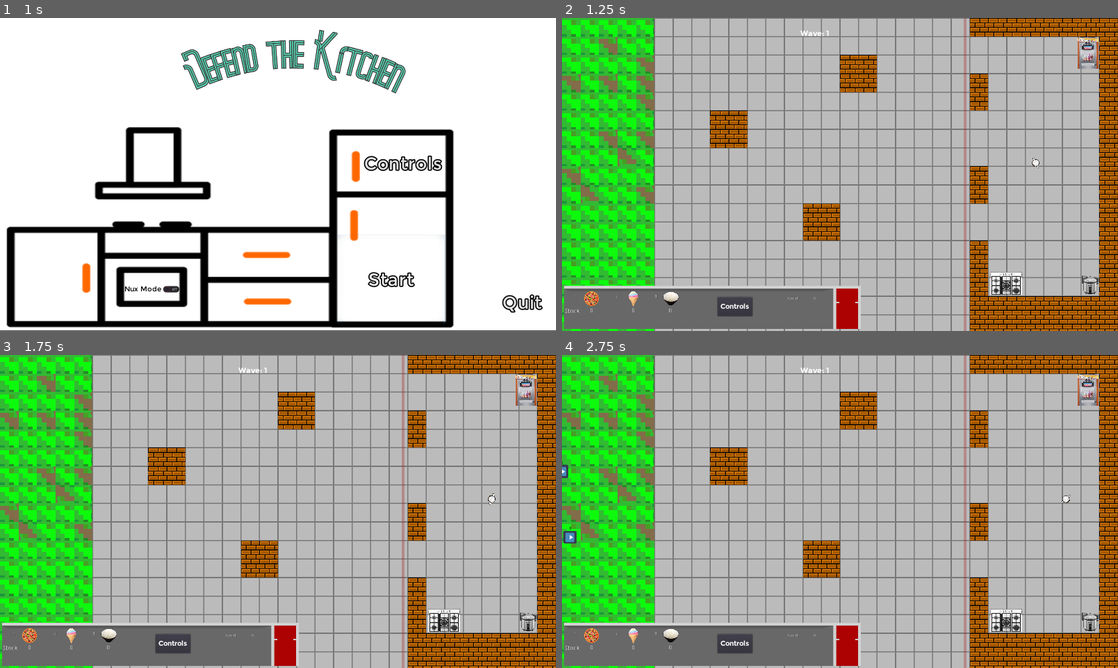
Above: before the commit, frames 1-4 (two rows, left to right).
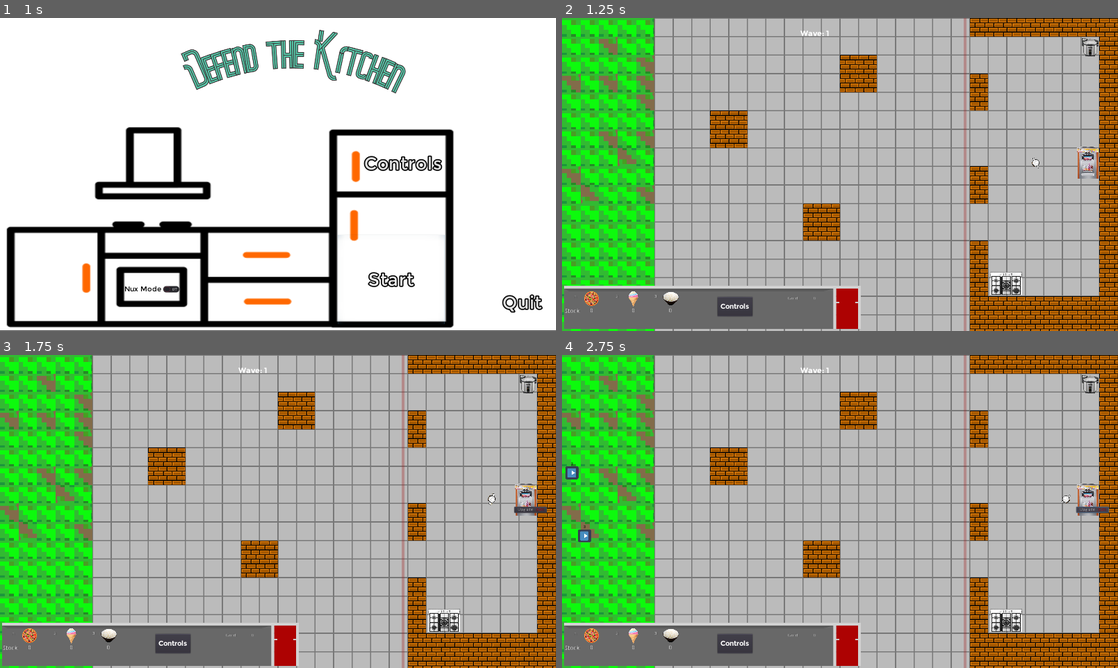
Above: after the commit, the same moments.

Repository: TreyDettmer/DefendTheKitchen
Game: Godot game, scene res://Main.tscn
Two runs of this game, one before a commit and one after it. Both use one fixed random seed, a clock stepped at 60 frames per second and the inputs below. The engine's default icon, where the game draws it, is replaced by a stand-in: a white triangle on a blue panel in a dark square. Sound files missing from this copy of the repository are replaced by a short silence.
Inputs (mouse positions are in pixels of both pictures, inside the frame that each line leads up to):
- Up to frame 1 (1 s): click "Start" at 0.5 s
- Up to frame 2 (1.25 s): no input
- Up to frame 3 (1.75 s): move the mouse to (400, 495) at 1.27 s; hold D (move_right) from 1.28 s (still down); click (400, 495) at 1.35 s
- Up to frame 4 (2.75 s): release D (move_right) at 2 s; click (1090, 508) at 2.02 s

Frame 1 is identical in both runs. In frame 2, 0.7% of the frame differs, in the area x 92-97%, y 6-89%; in frame 3, 0.8%; in frame 4, 1.1%, in the area x 0-99%, y 6-89%.

Commit message:
updated settings

Diff:
--- a/DefendTheKitchen/Enemy.gd
+++ b/DefendTheKitchen/Enemy.gd
@@ -153,8 +153,15 @@
 func activateStatusEffect(effect):
 	match effect:
 		"frost": #reduce the speed from frost
+
+			# check if we have already been frosted
+			if $StatusEffectTimer.time_left > 0:
+				maxSpeed -= statusEffect.frost;
+				maxSpeed = max(0.0,maxSpeed);
+				return;
 			origSpeed = maxSpeed #assign temp variable for holding old speed
 			maxSpeed -= statusEffect.frost
+			maxSpeed = max(0.0,maxSpeed);
 			$StatusEffectTimer.start()
 
 func _on_StatusEffectTimer_timeout():
--- a/DefendTheKitchen/Enemy.tscn
+++ b/DefendTheKitchen/Enemy.tscn
@@ -49,7 +49,7 @@
 [node name="AttackCooldownTimer" type="Timer" parent="."]
 
 [node name="StatusEffectTimer" type="Timer" parent="."]
-wait_time = 3.0
+wait_time = 4.0
 one_shot = true
 
 [node name="HealthLabel" type="Label" parent="."]
--- a/DefendTheKitchen/Enemy_Big.tscn
+++ b/DefendTheKitchen/Enemy_Big.tscn
@@ -11,10 +11,10 @@
 
 [node name="Enemy_Big" instance=ExtResource( 1 )]
 script = ExtResource( 2 )
-maxSpeed = 50.0
+maxSpeed = 80.0
 canMoveOnAttack = true
 attackCooldown = 0.6
-attackWindup = 0.4
+attackWindup = 0.2
 attackDistance = 60.0
 healthPoints = 5
 currentColor = Color( 0, 1, 0.156863, 1 )
--- a/DefendTheKitchen/Enemy_Boss.tscn
+++ b/DefendTheKitchen/Enemy_Boss.tscn
@@ -20,10 +20,10 @@
 
 [node name="Enemy_Boss" instance=ExtResource( 1 )]
 script = ExtResource( 2 )
-maxSpeed = 130.0
+maxSpeed = 140.0
 canMoveOnAttack = true
 attackCooldown = 0.6
-attackWindup = 0.4
+attackWindup = 0.2
 attackDistance = 60.0
 healthPoints = 5
 numberOfMinions = 4
--- a/DefendTheKitchen/Enemy_Fast.tscn
+++ b/DefendTheKitchen/Enemy_Fast.tscn
@@ -8,10 +8,10 @@
 
 [node name="Enemy_Fast" instance=ExtResource( 1 )]
 script = ExtResource( 2 )
-maxSpeed = 120.0
+maxSpeed = 140.0
 canMoveOnAttack = true
 attackCooldown = 0.6
-attackWindup = 0.4
+attackWindup = 0.2
 attackDistance = 50.0
 currentColor = Color( 0.85098, 0, 1, 1 )
 
--- a/DefendTheKitchen/Enemy_Normal.tscn
+++ b/DefendTheKitchen/Enemy_Normal.tscn
@@ -8,9 +8,10 @@
 
 [node name="Enemy_Normal" instance=ExtResource( 1 )]
 script = ExtResource( 2 )
+maxSpeed = 100.0
 canMoveOnAttack = true
 attackCooldown = 0.6
-attackWindup = 0.4
+attackWindup = 0.2
 attackDistance = 50.0
 healthPoints = 3
 
--- a/DefendTheKitchen/IcecreamMachine.gd
+++ b/DefendTheKitchen/IcecreamMachine.gd
@@ -72,4 +72,4 @@
 	self.upgradeCost += 10;
 	emit_signal("update_upgrade", upgradeCost);
 
-	$IcecreamTimer.wait_time = 1;
+	$IcecreamTimer.wait_time *= 0.75;
--- a/DefendTheKitchen/IcecreamMachine.tscn
+++ b/DefendTheKitchen/IcecreamMachine.tscn
@@ -25,6 +25,7 @@
 [node name="IcecreamMachine" type="StaticBody2D"]
 collision_layer = 0
 script = ExtResource( 2 )
+upgradeCost = 20
 
 [node name="Area2D" type="Area2D" parent="."]
 
@@ -43,7 +44,7 @@
 flip_v = true
 
 [node name="IcecreamTimer" type="Timer" parent="."]
-wait_time = 2.0
+wait_time = 3.0
 one_shot = true
 
 [node name="ProgressBar" type="TextureProgress" parent="."]
--- a/DefendTheKitchen/Level.gd
+++ b/DefendTheKitchen/Level.gd
@@ -27,10 +27,10 @@
 var bossEnemyPrefab = preload("res://Enemy_Boss.tscn");
 var possibleSpawnPoints = [];
 export var canThrowFoodOutsideKitchen = false;
-var waves = [Wave.new(3,0,0), Wave.new(3,2,0),Wave.new(5,3,1), Wave.new(5,2,2),Wave.new(4,4,2,1)]
+var waves = [Wave.new(3,0,0), Wave.new(3,2,0),Wave.new(5,3,1), Wave.new(5,2,2), Wave.new(6,3,2),Wave.new(7,4,2),Wave.new(5,4,2,1)]
 var rng = RandomNumberGenerator.new()
 var aliveEnemies = 0;
-var waveGold = 20
+var waveGold = 15
 var enemySoundPlayed = false
 
 var isBetweenWaves = false;
@@ -164,9 +164,7 @@
 	isBetweenWaves = true;
 	$Player.setGold($Player.getGold() + waveGold) #Adding reward gold to players inventory
 	print("Added " + str(waveGold) + " Gold")
-
-	# remove all food that is on the floor
-	get_tree().call_group("food","queue_free");
+	$Player.canThrowFood = false;
 
 	if currentWave >= waves.size():
 		print("You won!");
@@ -183,6 +181,7 @@
 	emit_signal("start_wave", currentWave)
 	isBetweenWaves = false;
 	spawn_wave();
+	$Player.canThrowFood = true;
 
 
 func _on_KitchenArea2D_body_entered(body):
--- a/DefendTheKitchen/Level1.tscn
+++ b/DefendTheKitchen/Level1.tscn
@@ -11,20 +11,21 @@
 [ext_resource path="res://Music/Wilhelm_Scream.ogg" type="AudioStream" id=9]
 
 [sub_resource type="NavigationPolygon" id=1]
-vertices = PoolVector2Array( 1488, 336, 1488, 496, 1392, 496, 656, 464, 1392, 336, 1488, 656, 1840, 80, 1840, 944, 1488, 752, 1488, 176, 1392, 80, 1392, 176, 1104, 112, 1104, 272, 976, 784, 976, 624, 1392, 752, 1392, 1160, -360, 1160, 816, 784, -344, -168, 496, 464, 944, 272, 656, 304, 1488, 944, 1392, 656, 816, 624, 1392, -168, 1392, -24, 944, 112, 496, 304 )
-polygons = [ PoolIntArray( 0, 1, 2, 3, 4 ), PoolIntArray( 5, 6, 7, 8 ), PoolIntArray( 6, 5, 1 ), PoolIntArray( 0, 6, 1 ), PoolIntArray( 6, 0, 9 ), PoolIntArray( 10, 6, 9, 11, 12 ), PoolIntArray( 13, 11, 4, 3 ), PoolIntArray( 11, 13, 12 ), PoolIntArray( 14, 15, 16, 17 ), PoolIntArray( 14, 17, 18, 19 ), PoolIntArray( 19, 18, 20, 21 ), PoolIntArray( 22, 13, 3, 23 ), PoolIntArray( 7, 24, 8 ), PoolIntArray( 25, 5, 8, 16 ), PoolIntArray( 25, 16, 15 ), PoolIntArray( 2, 25, 15, 3 ), PoolIntArray( 3, 15, 26 ), PoolIntArray( 20, 27, 28 ), PoolIntArray( 20, 28, 10, 12, 29 ), PoolIntArray( 20, 29, 22, 23, 30 ), PoolIntArray( 20, 30, 21 ), PoolIntArray( 19, 21, 3, 26 ) ]
-outlines = [ PoolVector2Array( 1392, -24, 1392, 80, 1840, 80, 1840, 944, 1488, 944, 1488, 752, 1392, 752, 1392, 1160, -360 …(344 unchanged characters)…
+vertices = PoolVector2Array( 1488, 656, 1760, 576, 1840, 576, 1840, 944, 1600, 872, 1488, 752, 1768, 152, 1840, 160, 1840, 432, 1760, 432, 1488, 336, 1488, 176, 656, 464, 1392, 336, 1488, 496, 1392, 496, 1104, 272, 1392, 176, 944, 272, 656, 304, 1104, 112, 1392, 80, 1752, 80, 976, 784, 976, 624, 1392, 752, 1392, 1160, -360, 1160, 816, 784, -344, -168, 496, 464, 1392, -168, 1392, -24, 1392, 656, 944, 112, 496, 304, 1488, 852.092, 1614.92, 944, 816, 624 )
+polygons = [ PoolIntArray( 0, 1, 2, 3, 4, 5 ), PoolIntArray( 6, 7, 8, 9, 10, 11 ), PoolIntArray( 12, 13, 10, 9, 14, 15 ), PoolIntArray( 13, 12, 16, 17 ), PoolIntArray( 18, 16, 12, 19 ), PoolIntArray( 1, 0, 14, 9 ), PoolIntArray( 17, 16, 20, 21 ), PoolIntArray( 21, 22, 6, 11, 17 ), PoolIntArray( 23, 24, 25, 26 ), PoolIntArray( 23, 26, 27, 28 ), PoolIntArray( 28, 27, 29, 30 ), PoolIntArray( 29, 31, 32 ), PoolIntArray( 12, 15, 33, 24 ), PoolIntArray( 29, 32, 21, 20, 34 ), PoolIntArray( 29, 34, 18, 19, 35 ), PoolIntArray( 4, 36, 5 ), PoolIntArray( 3, 37, 4 ), PoolIntArray( 33, 0, 5, 25 ), PoolIntArray( 33, 25, 24 ), PoolIntArray( 12, 24, 38 ), PoolIntArray( 29, 35, 30 ), PoolIntArray( 28, 30, 12, 38 ) ]
+outlines = [ PoolVector2Array( 1392, -24, 1392, 80, 1752, 80, 1768, 152, 1840, 160, 1840, 432, 1760, 432, 1760, 576, 1840, 576, 1840, 944, 1614.92, 944, 1600, 872, 1488, 852.092, 1488, 752, 1392, 752, 1392, 1160, -360 …(344 unchanged characters)…
 
 [sub_resource type="NavigationPolygon" id=2]
-vertices = PoolVector2Array( 1504, 352, 1504, 160, 1824, 96, 1824, 928, 1376, 96, 1376, 160, 1376, 352, 1120, 288, 1120, 96, 992, 800, 992, 608, 1376, 736, 1376, 1160, -360, 1160, 800, 800, -344, -168, 480, 480, 1392, -168, 1384, -24, 672, 480, 672, 288, 1376, 480, 1376, 672, 1504, 928, 1504, 736, 1504, 672, 800, 608, 928, 96, 928, 288, 1504, 480, 480, 288 )
-polygons = [ PoolIntArray( 0, 1, 2, 3 ), PoolIntArray( 4, 2, 1, 5 ), PoolIntArray( 5, 6, 7, 8 ), PoolIntArray( 4, 5, 8 ), PoolIntArray( 9, 10, 11, 12 ), PoolIntArray( 9, 12, 13, 14 ), PoolIntArray( 14, 13, 15, 16 ), PoolIntArray( 15, 17, 18, 4, 8 ), PoolIntArray( 19, 20, 21, 22, 10 ), PoolIntArray( 3, 23, 24 ), PoolIntArray( 25, 3, 24 ), PoolIntArray( 22, 25, 24, 11 ), PoolIntArray( 22, 11, 10 ), PoolIntArray( 19, 10, 26, 16 ), PoolIntArray( 15, 8, 27 ), PoolIntArray( 15, 27, 28, 20 ), PoolIntArray( 3, 25, 29 ), PoolIntArray( 0, 3, 29 ), PoolIntArray( 6, 0, 29, 21 ), PoolIntArray( 6, 21, 20, 28 ), PoolIntArray( 16, 26, 14 ), PoolIntArray( 30, 16, 15 ), PoolIntArray( 20, 30, 15 ), PoolIntArray( 6, 28, 7 ) ]
-outlines = [ PoolVector2Array( 1384, -24, 1376, 96, 1824, 96, 1824, 928, 1504, 928, 1504, 736, 1376, 736, 1376, 1160, -360 …(342 unchanged characters)…
+vertices = PoolVector2Array( 1768, 160, 1832, 168, 1824, 416, 1752, 424, 1504, 352, 1504, 160, 1504, 672, 1752, 576, 1824, 584, 1824, 928, 1608, 864, 1504, 736, 1504, 480, 1376, 352, 1376, 480, 1376, 160, 1120, 288, 1120, 96, 1752, 88, 1376, 96, 992, 800, 992, 608, 1376, 736, 1376, 1160, -360, 1160, 800, 800, -344, -168, 480, 480, 1392, -168, 1384, -24, 672, 480, 928, 288, 672, 288, 928, 96, 1376, 672, 1504, 864, 1608.19, 928, 800, 608, 480, 288 )
+polygons = [ PoolIntArray( 0, 1, 2, 3, 4, 5 ), PoolIntArray( 6, 7, 8, 9, 10, 11 ), PoolIntArray( 7, 6, 12, 3 ), PoolIntArray( 13, 4, 3, 12, 14 ), PoolIntArray( 15, 13, 16, 17 ), PoolIntArray( 18, 0, 5, 19 ), PoolIntArray( 19, 5, 15, 17 ), PoolIntArray( 20, 21, 22, 23 ), PoolIntArray( 20, 23, 24, 25 ), PoolIntArray( 25, 24, 26, 27 ), PoolIntArray( 26, 28, 29, 19, 17 ), PoolIntArray( 16, 13, 14, 30, 31 ), PoolIntArray( 31, 30, 32, 33 ), PoolIntArray( 30, 14, 34, 21 ), PoolIntArray( 10, 35, 11 ), PoolIntArray( 9, 36, 10 ), PoolIntArray( 34, 6, 11, 22 ), PoolIntArray( 34, 22, 21 ), PoolIntArray( 30, 21, 37 ), PoolIntArray( 26, 17, 33 ), PoolIntArray( 26, 33, 32, 38 ), PoolIntArray( 26, 38, 27 ), PoolIntArray( 25, 27, 30, 37 ) ]
+outlines = [ PoolVector2Array( 1384, -24, 1376, 96, 1752, 88, 1768, 160, 1832, 168, 1824, 416, 1752, 424, 1752, 576, 1824, 584, 1824, 928, 1608.19, 928, 1608, 864, 1504, 864, 1504, 736, 1376, 736, 1376, 1160, -360 …(342 unchanged characters)…
 
 [sub_resource type="RectangleShape2D" id=3]
 extents = Vector2( 264, 580 )
 
 [node name="Level1" type="CanvasLayer"]
 script = ExtResource( 1 )
+canThrowFoodOutsideKitchen = true
 level_name = "level1"
 
 [node name="TileMap" parent="." instance=ExtResource( 2 )]
@@ -55,11 +56,11 @@
 rotation = 1.5708
 
 [node name="IcecreamMachine" parent="." instance=ExtResource( 4 )]
-position = Vector2( 1816, 120 )
+position = Vector2( 1816, 500 )
 collision_layer = 1
 
 [node name="RiceCooker" parent="." instance=ExtResource( 7 )]
-position = Vector2( 1824, 920 )
+position = Vector2( 1824, 100 )
 
 [node name="EnemySpawnPoints" type="Node2D" parent="."]
 
--- a/DefendTheKitchen/Player.gd
+++ b/DefendTheKitchen/Player.gd
@@ -135,8 +135,7 @@
 	if !canThrowFood:
 		return;
 
-	#Food throwing sound
-	$ThrowingSound.play()
+
 
 	#match statement with what is equipted currently to switch between things
 	match currentEquip:
@@ -148,7 +147,8 @@
 				# spawn food in front of player
 				b.global_position = global_position + aimDirection * 30.0;
 				food_count["pizza"] -= 1
-
+				#Food throwing sound
+				$ThrowingSound.play()
 				emit_signal("update_inventory", food_count,currentEquip)
 		2:
 			if food_count["icecream"] > 0:
@@ -158,7 +158,8 @@
 				# spawn food in front of player
 				b.global_position = global_position + aimDirection * 30.0;
 				food_count["icecream"] -= 1
-
+				#Food throwing sound
+				$ThrowingSound.play()
 				emit_signal("update_inventory", food_count,currentEquip)
 		3:
 			if food_count["rice"] > 0:
@@ -168,7 +169,8 @@
 				# spawn food in front of player
 				b.global_position = global_position + aimDirection * 30.0;
 				food_count["rice"] -= 1
-
+				#Food throwing sound
+				$ThrowingSound.play()
 				emit_signal("update_inventory", food_count,currentEquip)
 
 
@@ -201,7 +203,7 @@
 	update_food("pizza")
 
 func _on_IcecreamMachine_icecream_added():
-	update_food("icecream")
+	update_food("icecream",3);
 
 
 #controls interactions between the player and loot
@@ -212,7 +214,7 @@
 
 
 func _on_RiceCooker_rice_added():
-	update_food("rice",5);
+	update_food("rice",6);
 
 
 func _on_ApplianceDetectionArea_body_entered(body):
--- a/DefendTheKitchen/RiceCooker.gd
+++ b/DefendTheKitchen/RiceCooker.gd
@@ -71,5 +71,4 @@
 	self.upgradeCost += 10;
 	emit_signal("update_upgrade", upgradeCost);
 
-	# TODO This is just an upgrade example
-	$RiceCookerTimer.wait_time -= 1;
+	$RiceCookerTimer.wait_time *= 0.75;
--- a/DefendTheKitchen/RiceCooker.tscn
+++ b/DefendTheKitchen/RiceCooker.tscn
@@ -16,6 +16,7 @@
 
 [node name="RiceCooker" type="StaticBody2D"]
 script = ExtResource( 1 )
+upgradeCost = 15
 
 [node name="Sprite" type="Sprite" parent="."]
 position = Vector2( -9.53674e-07, 1 )
@@ -33,7 +34,7 @@
 shape = SubResource( 2 )
 
 [node name="RiceCookerTimer" type="Timer" parent="."]
-wait_time = 4.0
+wait_time = 3.5
 one_shot = true
 
 [node name="ProgressBar" type="TextureProgress" parent="."]
--- a/DefendTheKitchen/Stove.gd
+++ b/DefendTheKitchen/Stove.gd
@@ -70,5 +70,4 @@
 	self.upgradeCost += 10;
 	emit_signal("update_upgrade", upgradeCost);
 
-	# TODO This is just an upgrade example
-	$StoveTimer.wait_time = 1;
+	$StoveTimer.wait_time *= 0.75;
--- a/DefendTheKitchen/Stove.tscn
+++ b/DefendTheKitchen/Stove.tscn
@@ -25,6 +25,7 @@
 [node name="Stove" type="StaticBody2D"]
 collision_layer = 0
 script = ExtResource( 2 )
+upgradeCost = 15
 
 [node name="Area2D" type="Area2D" parent="."]
 
@@ -44,7 +45,7 @@
 flip_v = true
 
 [node name="StoveTimer" type="Timer" parent="."]
-wait_time = 10.0
+wait_time = 20.0
 one_shot = true
 
 [node name="ProgressBar" type="TextureProgress" parent="."]
--- a/DefendTheKitchen/UpgradeButton.gd
+++ b/DefendTheKitchen/UpgradeButton.gd
@@ -26,7 +26,6 @@
 	player.mouseClickEnabled = false;
 
 	if (player.gold >= appliance.upgradeCost):
-
+		player.setGold(player.gold - appliance.upgradeCost);
 		emit_signal("playerPressedUpgrade");
-		player.setGold(player.gold - appliance.upgradeCost);
 		updateButtonText(appliance.upgradeCost);
